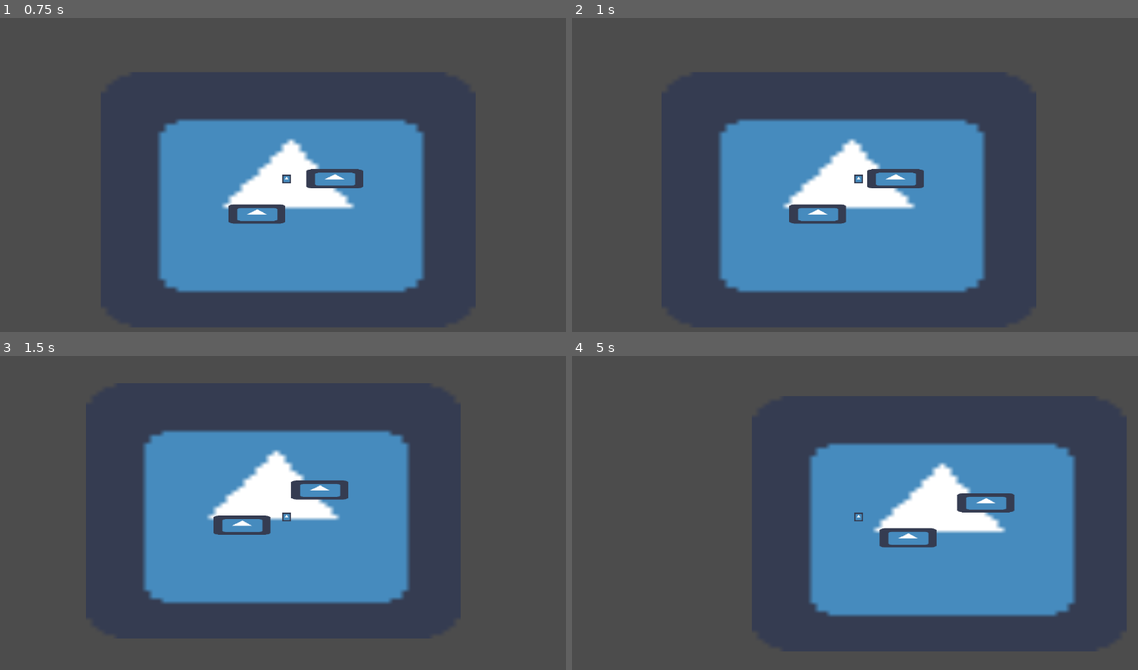
Above: before the commit, frames 1-4 (two rows, left to right).
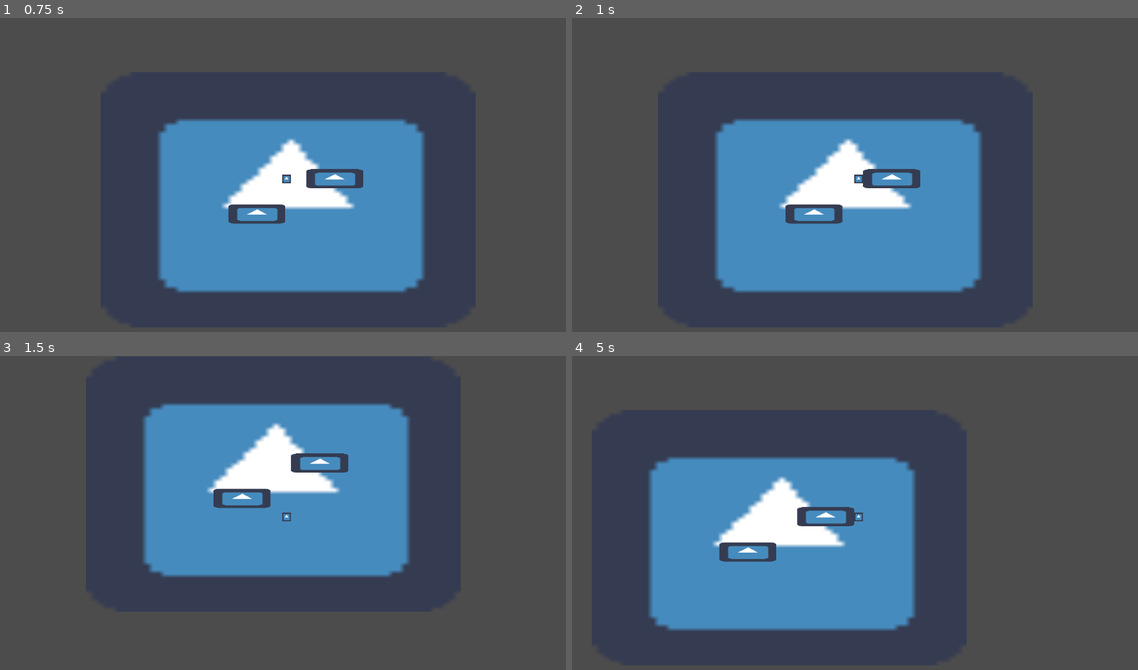
Above: after the commit, the same moments.

Repository: kjanuska/Independent-Study-Game
Game: Godot game, scene res://Scenes/Main.tscn
Two runs of this game, one before a commit and one after it. Both use one fixed random seed, a clock stepped at 60 frames per second and the inputs below. The engine's default icon, where the game draws it, is replaced by a stand-in: a white triangle on a blue panel in a dark square.
Inputs:
- Up to frame 1 (0.75 s): tap Enter at 0.5 s; hold D (ui_right) from 0.53 s (still down); tap Space (space) at 0.6 s
- Up to frame 2 (1 s): keep holding D (ui_right)
- Up to frame 3 (1.5 s): release D (ui_right) at 1.28 s; hold S (ui_down) from 1.28 s (still down); tap Space (space) at 1.35 s
- Up to frame 4 (5 s): release S (ui_down) at 2.03 s; hold D (ui_right) 2.03-2.78 s; tap Space (space) every 0.75 s from 2.1 to 4.35 s; hold W (ui_up) 2.78-3.53 s; hold A (ui_left) from 3.53 s (still down)

Frame 1 is identical in both runs. In frame 2, 2.4% of the frame differs, in the area x 25-74%, y 32-88%; in frame 3, 13%; in frame 4, 34%, in the area x 13-89%, y 27-88%.

Commit message:
messed around

Diff:
--- a/Scripts/Player.gd
+++ b/Scripts/Player.gd
@@ -20,7 +20,12 @@
 	_get_input()
 
 	if dashing:
-#		move player smootly from current position to target position
+		print(player.get_position().distance_to(target_position))
+		if player.get_position().distance_to(target_position) > 0:
+			player.position.x += delta * sign(motion.x) * SPEED
+			player.position.y += delta * sign(motion.y) * SPEED
+		else:
+			player.position = player.get_position()
 			dashing = false
 
 	if Input.is_action_just_pressed("space"):
